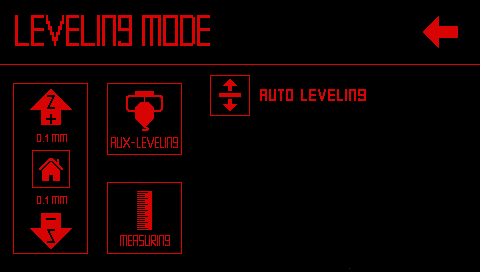
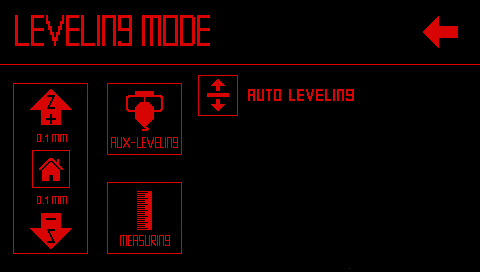
Two versions of the same layered image (w=480, h=272). Layer-by-layer changes:
painted on "64_E_BedLeveling.bmp" over [197, 74, 366, 116]
